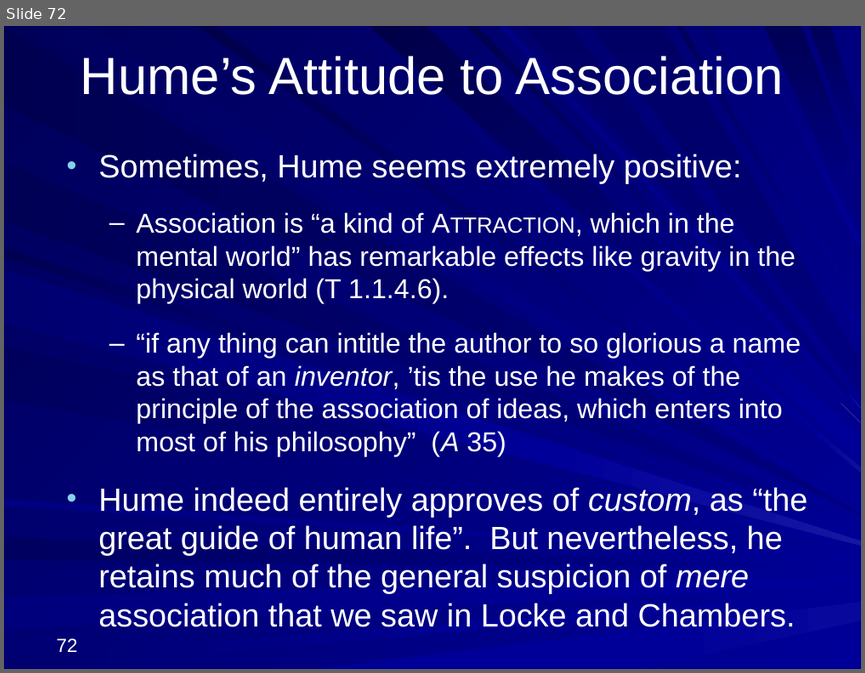
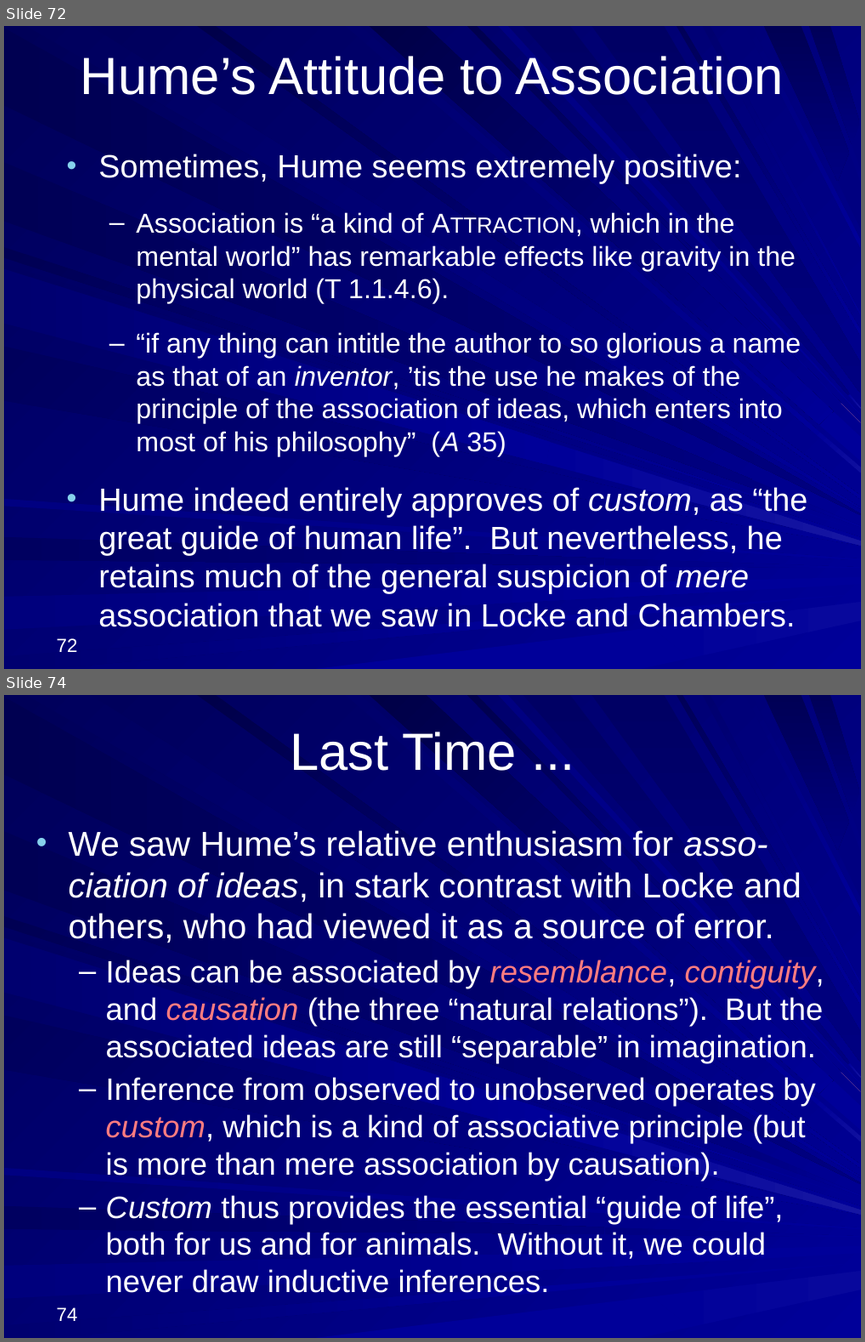
Before and after one commit to englishphilosophy/hume-texts-online, a slide deck: teaching/lectures/2024_Hume_MT_current.pptx. Shown one above the other, each under a label of ours: slide 72 before the commit, slides 72 and 74 after it; the slides between them are not shown. The pictures are 865x673 and 865x1342 pixels, drawn with LibreOffice and Linux fonts; fonts in the diff are those of the drawing. Boxes give left, top, right and bottom in pixels: in the first picture for what was removed or moved away, otherwise in the second. Text is boxed around its words. In the diff, an @@ line names an element or a change of style, - is before the commit and + after.

```diff
--- a/teaching/lectures/2024_Hume_MT_current.pptx
+++ b/teaching/lectures/2024_Hume_MT_current.pptx
@@ slide 74 added at [4, 695, 861, 1338], background gradient #000078 to #000099; not listed: 37 template elements that a slide beside it also shows @@
@@ title added at [290, 732, 517, 771], 44 pt, text #FFFFFF @@
+Last Time ...
@@ text added at [69, 830, 824, 1293], 26 pt, text #FFFFFF @@
+• We saw Hume’s relative enthusiasm for asso-ciation of ideas, in stark contrast with Locke and others, who had viewed it as a source of error.
+  – Ideas can be associated by resemblance, contiguity, and causation (the three “natural relations”). But the associated ideas are still “separable” in imagination.
+  – Inference from observed to unobserved operates by custom, which is a kind of associative principle (but is more than mere association by causation).
+  – Custom thus provides the essential “guide of life”, both for us and for animals. Without it, we could never draw inductive inferences.
@@ page number added at [57, 1307, 78, 1321], 16 pt, text #FFFFFF @@
+74
```
Also in this commit, not shown: 47 other slides added, 4 other files.
